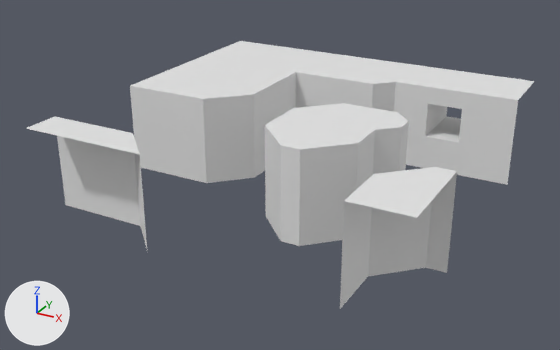
The glTF model Assets/Map_Modules/Module_LVL03.gltf: old version first, new version second.
Rendered twice from a 50 mm camera at (18.0, -35.2, 18.1) aimed at (-0.7, -1.1, 1.1). The axes (+X, +Y, +Z) are drawn at lower left. The lights are the same throughout. Vertices at the same position are counted once.

In view in the first picture: 'Module_LVL03'.
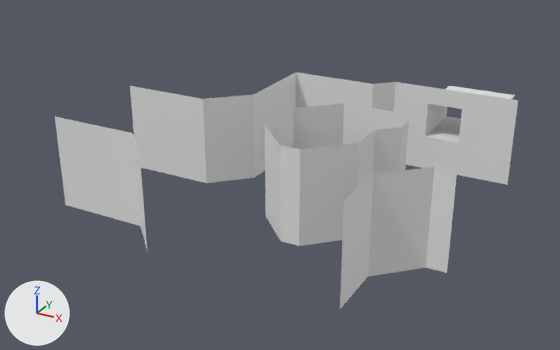
Commit message: Lvl03 fix

Patch to the scene script:
```diff
--- a/Assets/Map_Modules/Module_LVL03.gltf.py
+++ b/Assets/Map_Modules/Module_LVL03.gltf.py
@@ me_cube_004 @@
 # used by ob_module_lvl03; location = (0.0, 0.0, 0.0)
 # verts and faces of me_cube_004; kept vertices keep their numbers, new ones are numbered from 140
 # before: 25 (-7.0, -8.0, 5.0) at pixel (100, 126), 27 (-5.0, -8.0, 5.0) at pixel (132, 133), 33 (-10.0, -8.0, 5.0) at pixel (54, 116), 45 (-3.0, -10.0, 5.0) at pixel (139, 154), 110 (-7.0, -10.0, 5.0) at pixel (72, 139)
 # before: 111 (-5.0, -10.0, 5.0) at pixel (105, 146), 114 (-10.0, -10.0, 5.0) at pixel (25, 128)
-me_cube_004.from_pydata(...)  # 140 vertices, 202 faces; spans x -10.0..10.0, y -10.0..10.0, z 0.0..5.0
+me_cube_004.from_pydata(...)  # 110 vertices, 134 faces; spans x -10.0..10.0, y -10.0..10.0, z 0.0..5.0
+# me_cube_004 part 1
+# 27 vertices are removed from x -10.0..10.0, y -10.0..10.0, z 5.0
+# 63 faces are deleted
+# me_cube_004 part 2
+delete_vertices([110, 111, 114])  # with the faces that use them
```

Pixel boxes (x1, y1, x2, y2) of what changed, in the pictures (560 x 350 px):
'Module_LVL03', reshaped (9% narrower, 12% shorter)
    before: (26, 41, 534, 309)
    after: (55, 72, 518, 309)
part 1 of me_cube_004, deleted
    before: (130, 41, 534, 218)
part 2 of me_cube_004, deleted
    before: (26, 116, 140, 154)
